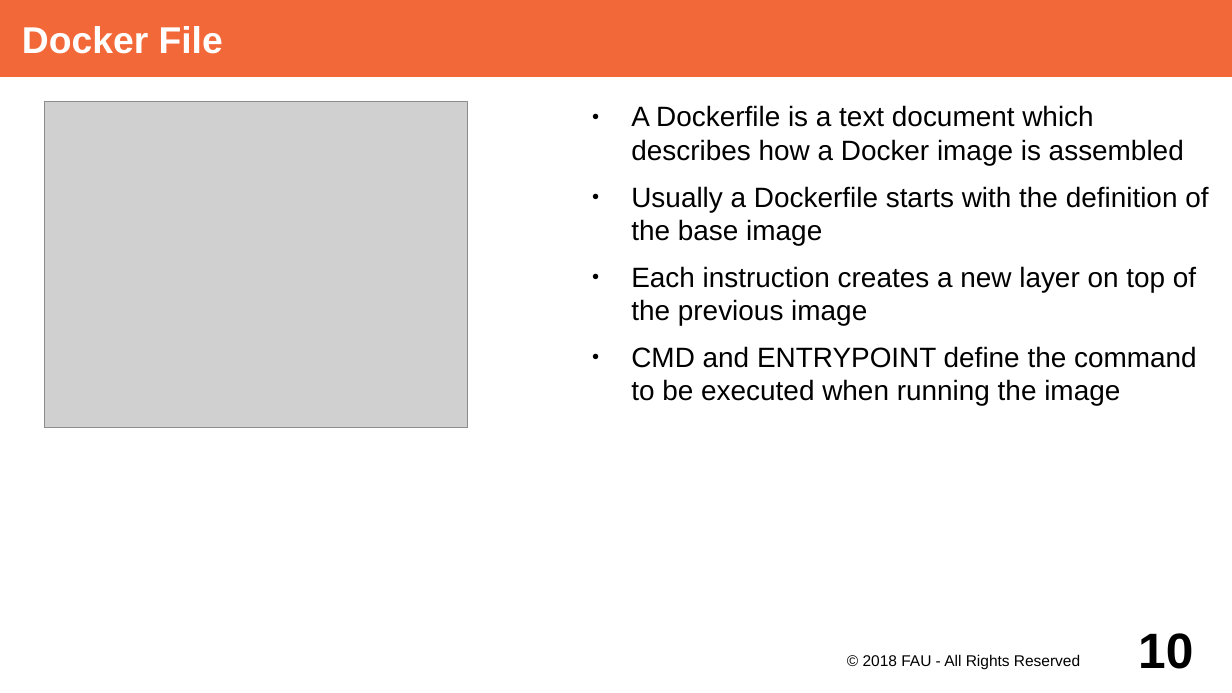
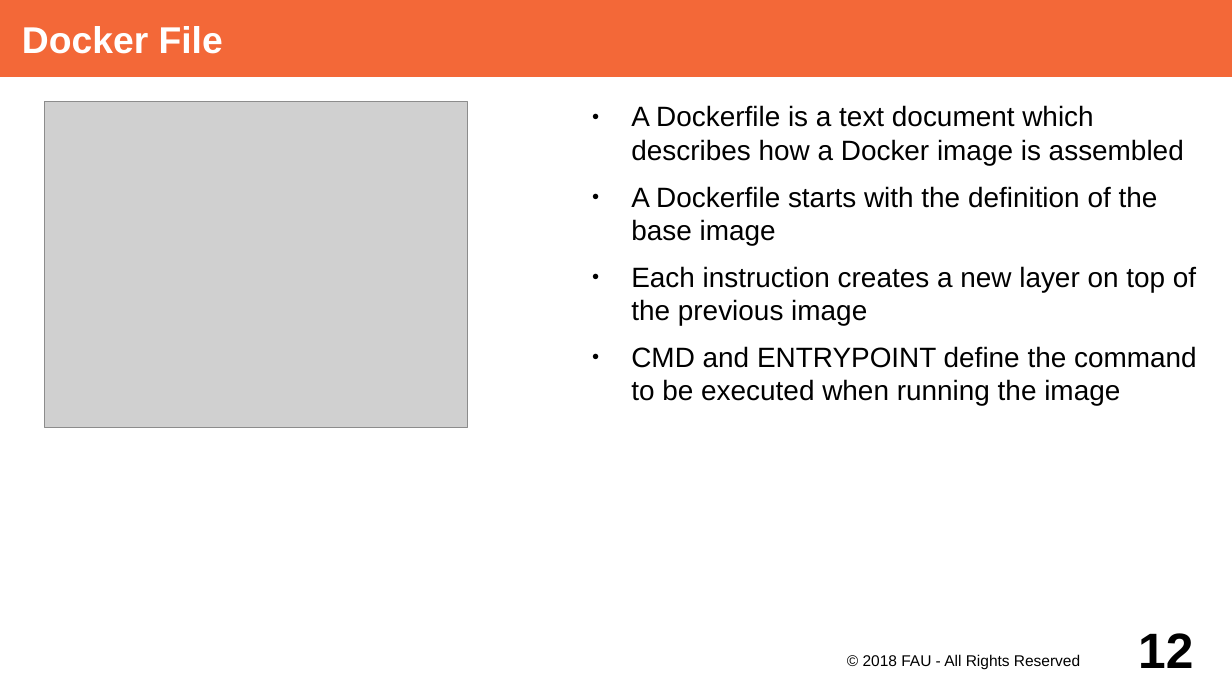
Before and after one commit to dirkriehle/adap-course, a slide deck: slide 12 of Lecture Slides/ADAP Z01 - Containerization.odp (slide 10 before the commit). Drawn at 1232x693 pixels with LibreOffice and Linux fonts; fonts in the diff are those of the drawing; grey boxes stand for pictures. Boxes give left, top, right and bottom in pixels: in the first picture for what was removed or moved away, otherwise in the second. Text is boxed around its words. In the diff, an @@ line names an element or a change of style, - is before the commit and + after.

```diff
--- a/Lecture Slides/ADAP Z01 - Containerization.odp
+++ b/Lecture Slides/ADAP Z01 - Containerization.odp
@@ text at box(631, 186, 1158, 245): text changed @@
-● Usually a Dockerfile starts with the definition of the base image
+● A Dockerfile starts with the definition of the base image
@@ page number at box(1138, 633, 1193, 668): text changed @@
-10
+12
```
Also in this commit, not shown: 4 other slides changed, 4 slides added.
